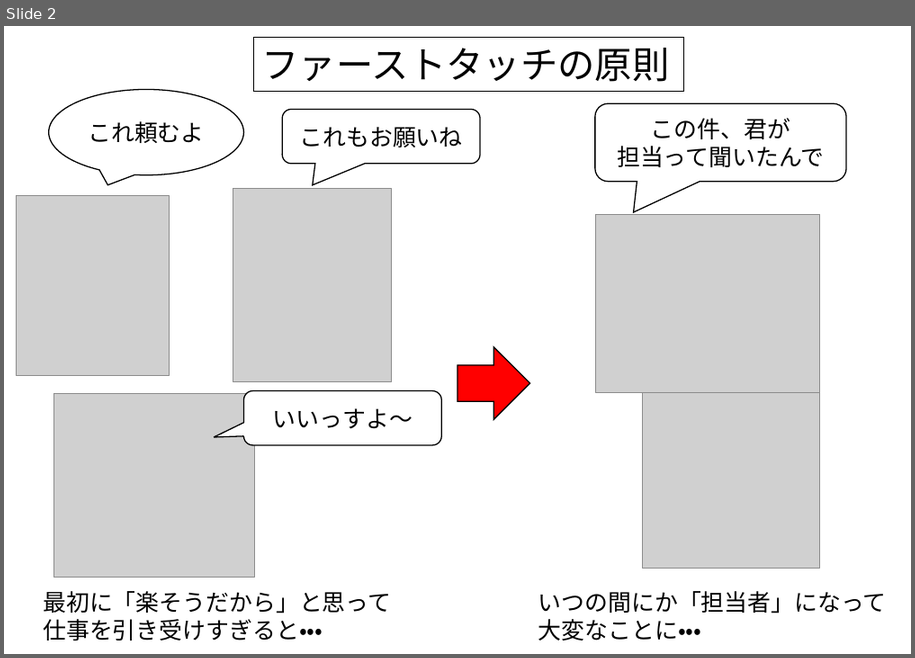
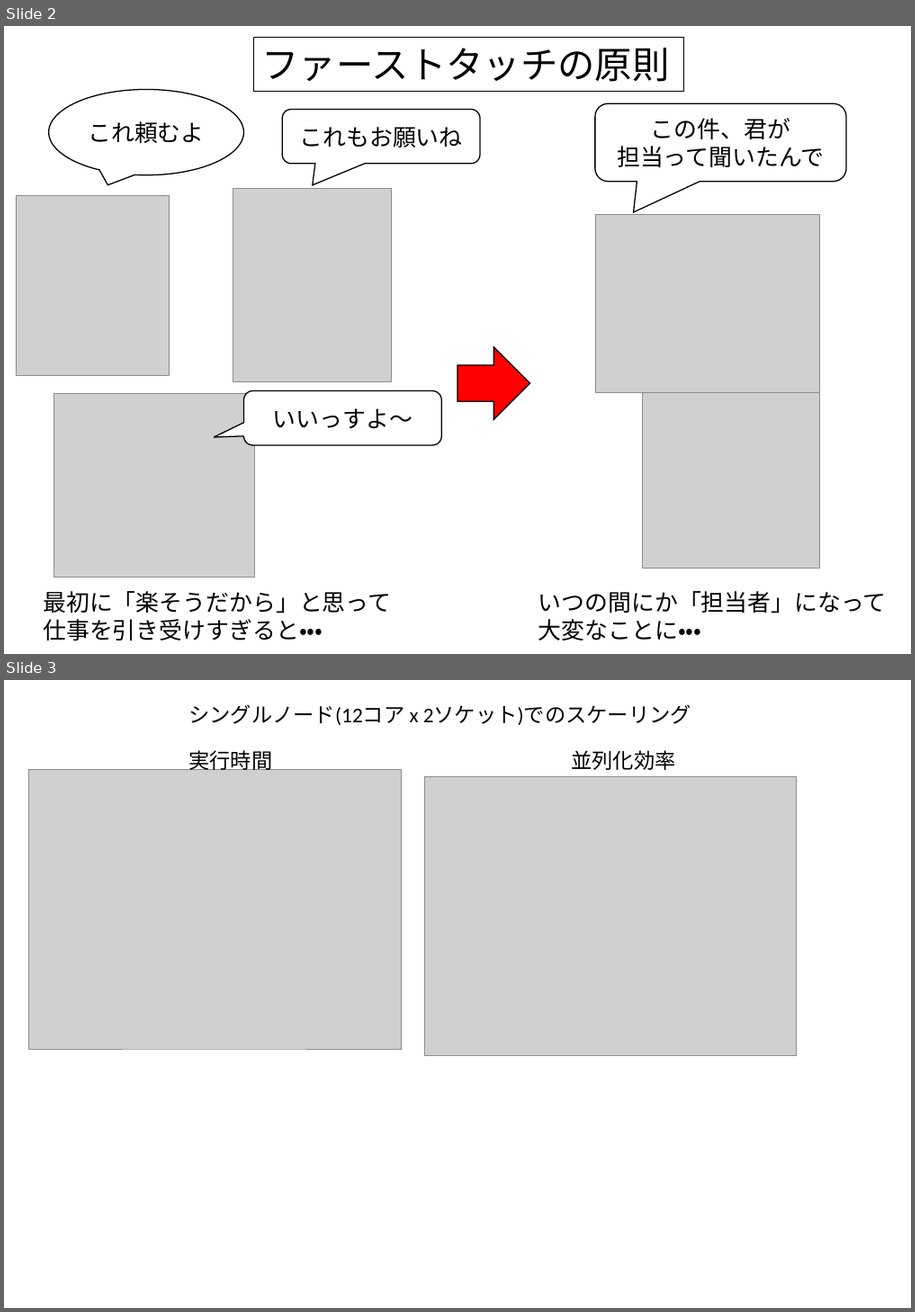
Before and after one commit to kaityo256/sevendayshpc, a slide deck: day6/fig/fig.pptx. Shown one above the other, each under a label of ours: slide 2 before the commit, slides 2 and 3 after it. The pictures are 915x658 and 915x1312 pixels, drawn with LibreOffice and Linux fonts; fonts in the diff are those of the drawing; grey boxes stand for pictures. Boxes give left, top, right and bottom in pixels: in the first picture for what was removed or moved away, otherwise in the second. Text is boxed around its words. In the diff, an @@ line names an element or a change of style, - is before the commit and + after.

Commit message:
ハイブリッドの実行結果を追加

```diff
--- a/day6/fig/fig.pptx
+++ b/day6/fig/fig.pptx
@@ slide 3 added at bbox=[4, 680, 911, 1308], background #FFFFFF @@
@@ text added at bbox=[188, 704, 692, 725], 18 pt, text #000000 @@
+シングルノード(12コア x 2ソケット)でのスケーリング
@@ text added at bbox=[188, 747, 272, 770], 18 pt, text #000000 @@
+実行時間
@@ text added at bbox=[571, 750, 675, 770], 18 pt, text #000000 @@
+並列化効率
@@ picture added at bbox=[29, 770, 401, 1049] @@
@@ picture added at bbox=[424, 776, 796, 1055] @@
```
Also in this commit, not shown: 11 other files.
